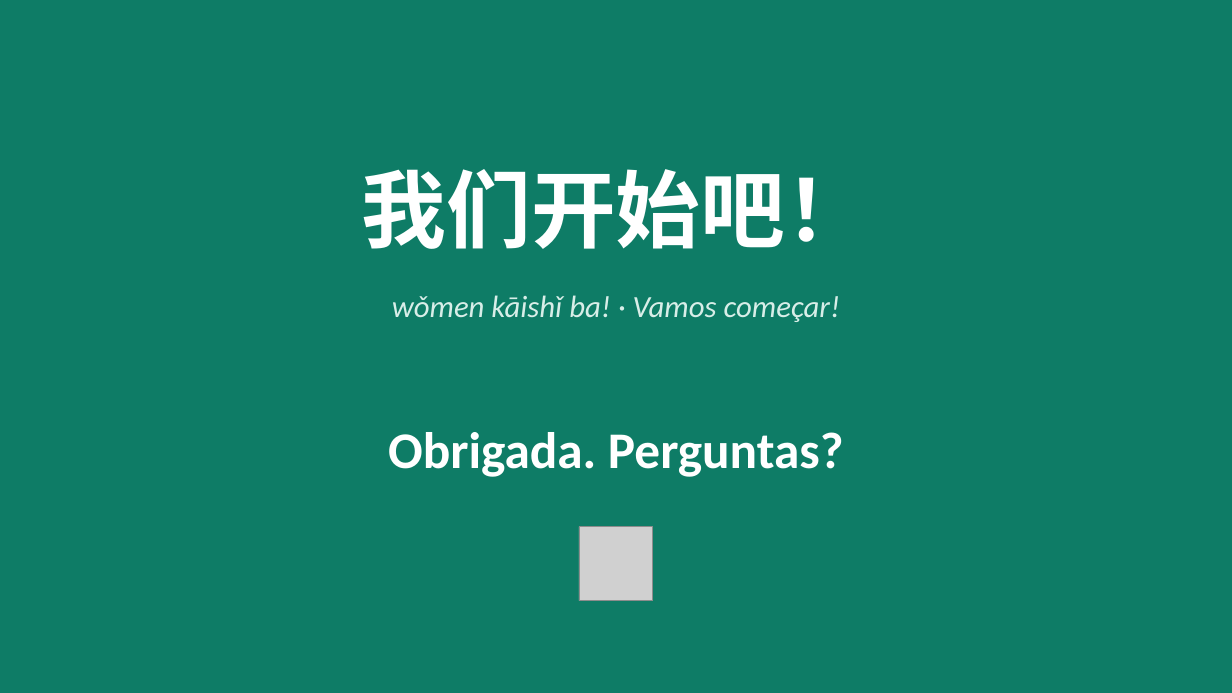
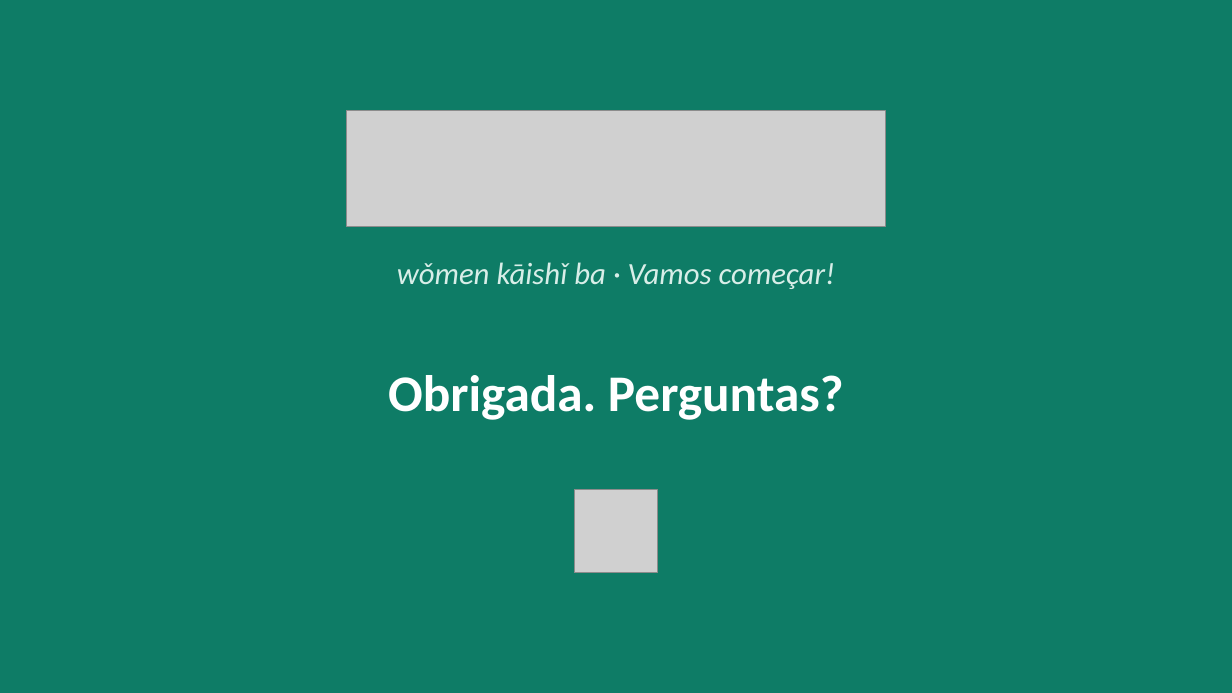
Before and after one commit to SCCPScar/MandarinCourse, a slide deck: slide 13 of docs/entregas/Apresentação - Chá.pptx. Drawn at 1232x693 pixels with LibreOffice and Linux fonts; fonts in the diff are those of the drawing; grey boxes stand for pictures. Boxes give left, top, right and bottom in pixels: in the first picture for what was removed or moved away, otherwise in the second. Text is boxed around its words. In the diff, an @@ line names an element or a change of style, - is before the commit and + after.

```diff
--- a/docs/entregas/Apresentação - Chá.pptx
+++ b/docs/entregas/Apresentação - Chá.pptx
@@ picture added at (347,111,885,226) @@
@@ text removed at (362,169,870,249) @@
-我们开始吧！
@@ text "wǒmen kāishǐ ba · Vamos ..." at (397,262,836,289): vertical alignment middle to top @@
@@ text at (397,262,836,289): text changed @@
-wǒmen kāishǐ ba! · Vamos começar!
+wǒmen kāishǐ ba · Vamos começar!
@@ text "Obrigada. Perguntas?" at (388,375,844,420): vertical alignment middle to top @@
@@ text "Obrigada. Perguntas?": place and size @@
-text "Obrigada. Perguntas?" at (388,432,844,477)
+text "Obrigada. Perguntas?" at (388,375,844,420)
@@ picture: place and size @@
-picture at (579,527,653,601)
+picture at (575,490,658,573)
```
Also in this commit, not shown: 22 other slides changed, 6 other files.
